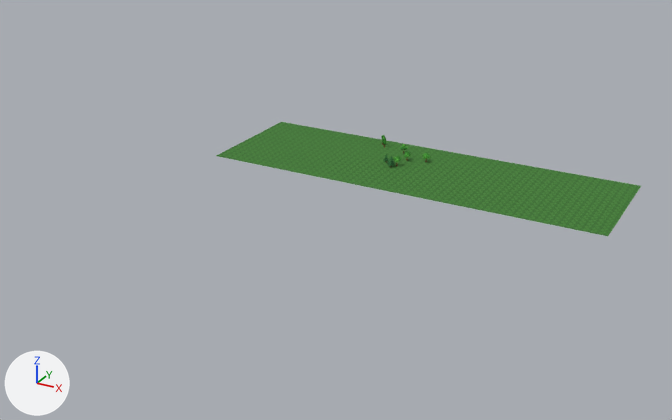
The glTF model assets/models/town_b/skirt_2.glb, before and after one commit.
One viewpoint serves both versions: a 50 mm lens placed at (182.0, -440.0, 146.0), pointed at (24.0, -152.0, 3.0). The lights are fixed; the arrows at lower left show +X, +Y and +Z. The older version comes first. Vertices at exactly the same position are counted once.

The scene before the commit, as lines of its bpy script (objects in view):
```python
me_skirt_2 = bpy.data.meshes.new('skirt_2')
me_skirt_2.from_pydata(...)  # 1172 vertices, 2222 faces; spans x -56.0..120.0, y -120.0..-64.0, z 0.0..6.0
# faces by material slot: [140, 1140, 460, 200, 280, 2]
me_skirt_2.materials.append(mat_leaf_b)
me_skirt_2.materials.append(mat_trunk)
me_skirt_2.materials.append(mat_leaf_a)
me_skirt_2.materials.append(mat_leaf_c)
me_skirt_2.materials.append(mat_leaf_pine)
me_skirt_2.materials.append(mat_grass_dark)
ob_skirt_2 = bpy.data.objects.new('skirt_2', me_skirt_2)
ob_skirt_2.location = (0.0, 0.0, 0.0)
```
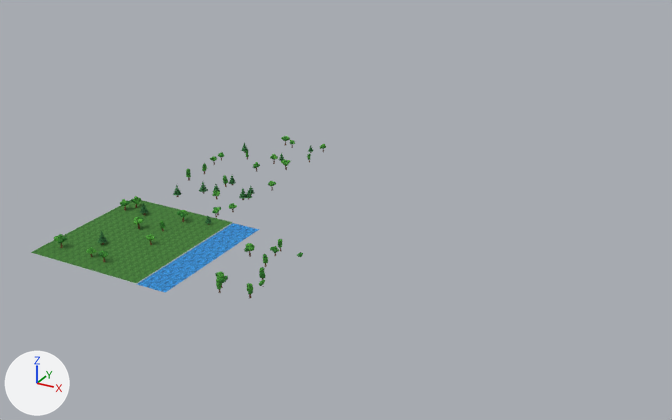
What differs and where, as boxes [x1, y1, x2, y2] in the pictures (672 x 420 px):
```json
{"object": "skirt_2", "change": "reshaped", "before": [216, 122, 641, 236], "after": [31, 136, 326, 298], "on screen": "31% narrower, 42% taller"}
{"part": 1, "of": "me_skirt_2", "change": "deleted", "before": [216, 122, 641, 236], "on screen": "green"}
{"part": 2, "of": "me_skirt_2", "change": "added", "after": [31, 136, 326, 298], "on screen": "green"}
```

The change, as JSON lines over the scene's bpy script:
```json
{"op": "add", "block": "img_water", "code": ["img_water = load_image('water', '_unpacked/water', 256, 256, 'sRGB')"]}
{"op": "add", "block": "mat_water", "code": ["mat_water = bpy.data.materials.new('water')", "# uses the picture img_water"]}
{"block": "me_skirt_2", "where": "# used by ob_skirt_2; location = (0.0, 0.0, 0.0)"}
{"op": "remove", "block": "me_skirt_2", "code": "me_skirt_2.from_pydata(...)  # 1172 vertices, 2222 faces; spans x -56.0..120.0, y -120.0..-64.0, z 0.0..6.0"}
{"op": "add", "block": "me_skirt_2", "code": "me_skirt_2.from_pydata(...)  # 7232 vertices, 13738 faces; spans x -56.0..33.0, y -232.0..-90.0, z 0.0..6.0"}
{"block": "me_skirt_2", "change": "me_skirt_2 part 1: 43 loose pieces with 812 vertices, spanning x -56.0..120.0, y -120.0..-64.0, z 0.0..6.0, are deleted"}
{"block": "me_skirt_2", "change": "me_skirt_2 part 2: 6872 vertices added at x -56.0..33.0, y -232.0..-90.0, z 0.0..6.0"}
{"block": "me_skirt_2", "change": "other edits to the shape of me_skirt_2 do not show in these pictures"}
{"op": "add", "block": "me_skirt_2", "code": "me_skirt_2.materials.append(mat_water)"}
```
